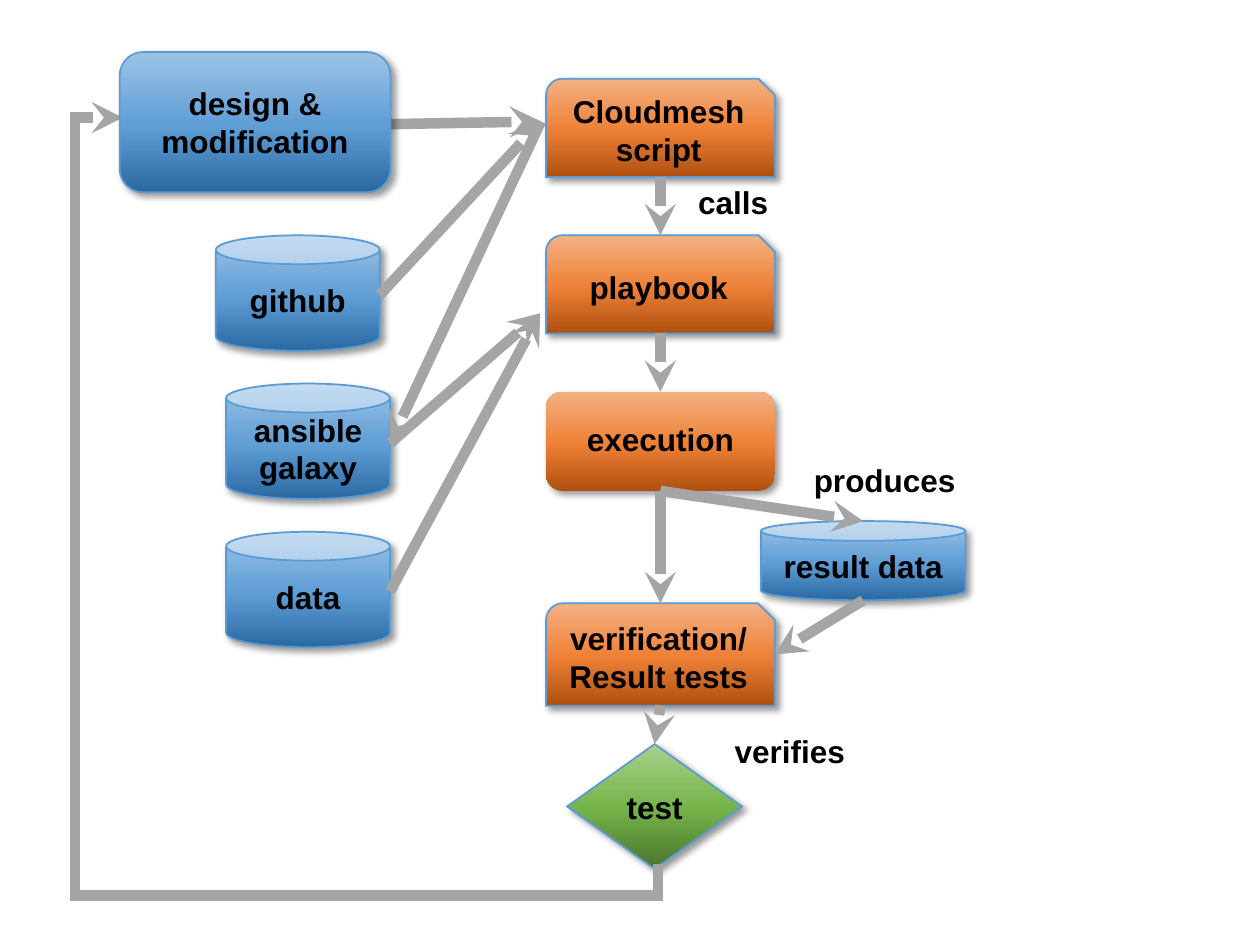
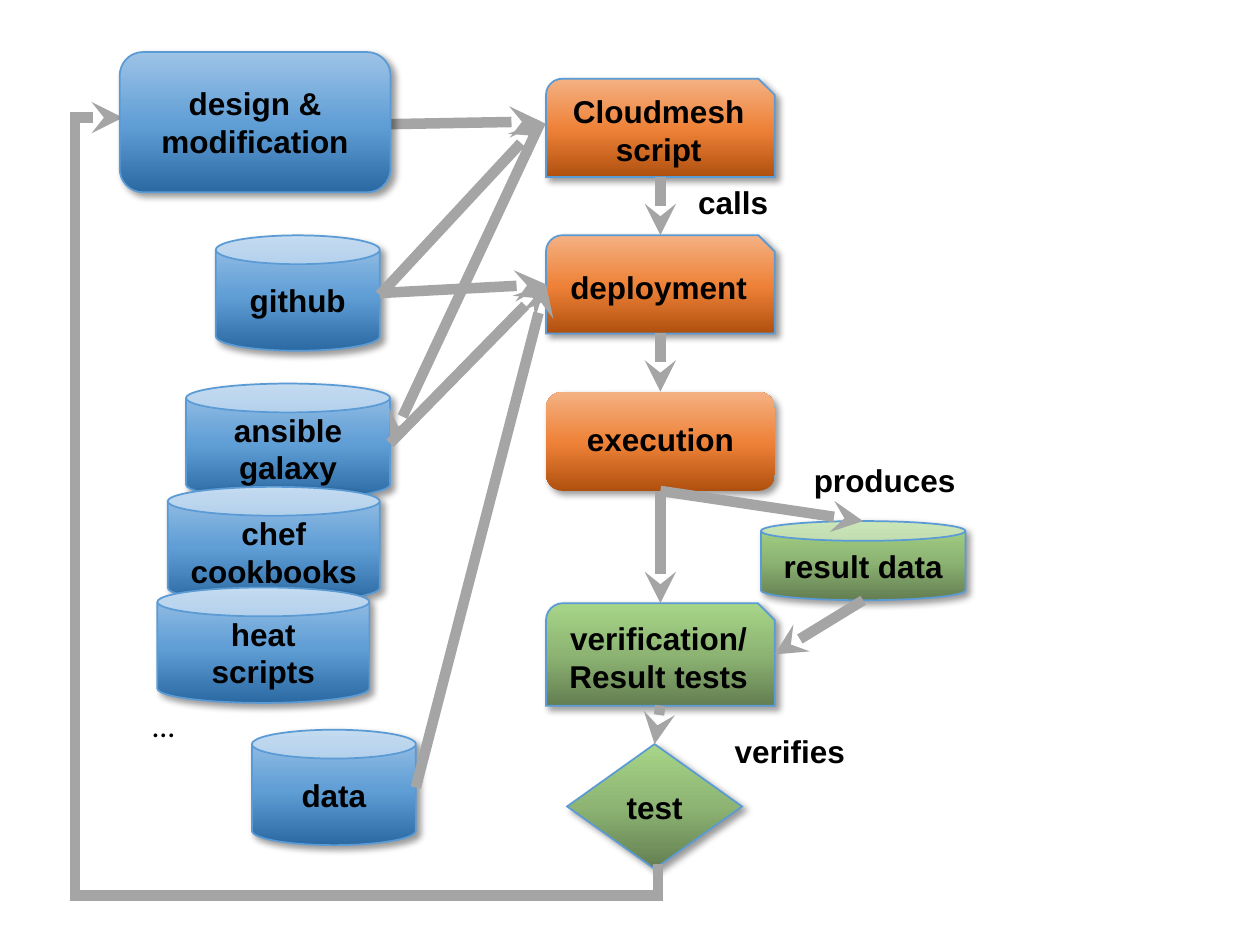
Before and after one commit to cyberaide/nist, a slide deck: slide 4 of images/nist-devops.pptx. Drawn at 1260x945 pixels with LibreOffice and Linux fonts; fonts in the diff are those of the drawing. Boxes give left, top, right and bottom in pixels: in the first picture for what was removed or moved away, otherwise in the second. Text is boxed around its words. In the diff, an @@ line names an element or a change of style, - is before the commit and + after.

```diff
--- a/images/nist-devops.pptx
+++ b/images/nist-devops.pptx
@@ arrow added from (379, 294) to (546, 285), #A5A5A5 6 pt @@
@@ arrow moved from (391, 444) - (541, 314) to (391, 444) - (546, 285) @@
@@ arrow moved from (391, 591) - (541, 314) to (416, 788) - (546, 285) @@
@@ text in snip round rect at (570,276,747,305): text changed @@
-playbook
+deployment
@@ cylinder "ansible": place and size @@
-cylinder "ansible" at (226,383,389,499)
+cylinder "ansible" at (186,383,391,499)
@@ cylinder added at (168,486,379,602), fill gradient #2A69A2 to #609ED6 to #9DC3E6, outline #5B9BD5 1 pt, 18 pt, text #000000, bold @@
+chef
+cookbooks
@@ cylinder "result data" at (761,522,965,601): fill gradient #2A69A2 to #609ED6 to #9DC3E6 to gradient #637F51 to #8DB473 to #A8D689 @@
@@ cylinder added at (158,587,369,703), fill gradient #2A69A2 to #609ED6 to #9DC3E6, outline #5B9BD5 1 pt, 18 pt, text #000000, bold @@
+heat
+scripts
@@ snip round rect "verification/" at (546,604,775,706): fill gradient #B0500F to #EE8137 to #F4B183 to gradient #637F51 to #8DB473 to #A8D689 @@
@@ text added at (140,699,188,750), 18 pt, text #000000 @@
+…
@@ cylinder "data": place and size @@
-cylinder "data" at (226,532,389,648)
+cylinder "data" at (252,730,416,845)
@@ diamond "test" at (567,745,742,869): fill gradient #4B7430 to #74B349 to #A9D18E to gradient #637F51 to #8DB473 to #A8D689 @@
```
Also in this commit, not shown: 1 other slide changed.
